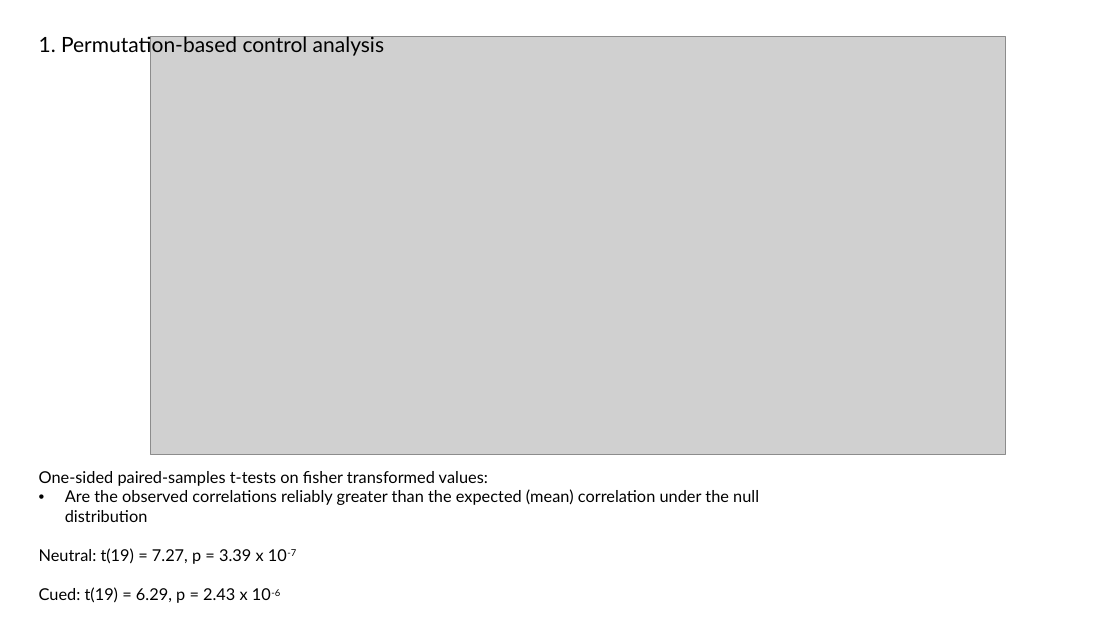
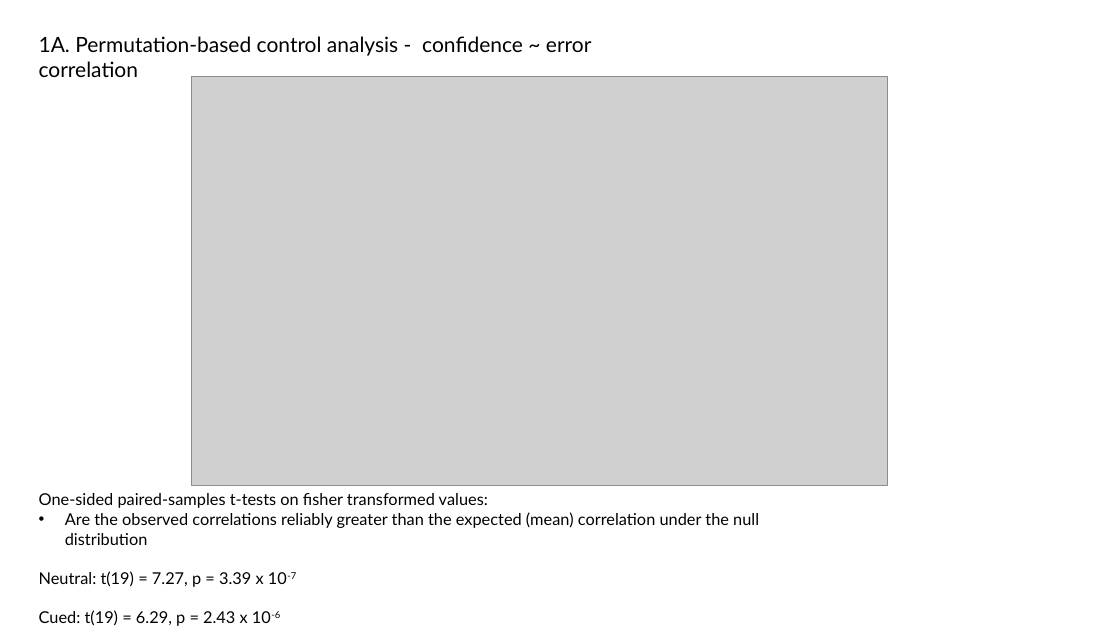
Before and after one commit to schekroud/wmConfidence_Behaviour, a slide deck: slide 3 of KiaMeeting_October2023pptx.pptx. Drawn at 1120x630 pixels with LibreOffice and Linux fonts; fonts in the diff are those of the drawing; grey boxes stand for pictures. Boxes give left, top, right and bottom in pixels: in the first picture for what was removed or moved away, otherwise in the second. Text is boxed around its words. In the diff, an @@ line names an element or a change of style, - is before the commit and + after.

Commit message:
update with new folder structure and figures for control analyses

```diff
--- a/KiaMeeting_October2023pptx.pptx
+++ b/KiaMeeting_October2023pptx.pptx
@@ text at (39, 36, 591, 77): text changed @@
-1. Permutation-based control analysis
+1A. Permutation-based control analysis - confidence ~ error correlation
@@ picture: place and size @@
-picture at (150, 37, 1006, 455)
+picture at (192, 76, 887, 486)
@@ text "One-sided paired-samples t-tests on fisher ...": place and size @@
-text "One-sided paired-samples t-tests on fisher ..." at (39, 471, 759, 603)
+text "One-sided paired-samples t-tests on fisher ..." at (39, 493, 759, 626)
```
Also in this commit, not shown: 1 other slide changed, 5 slides added, 24 other files.
